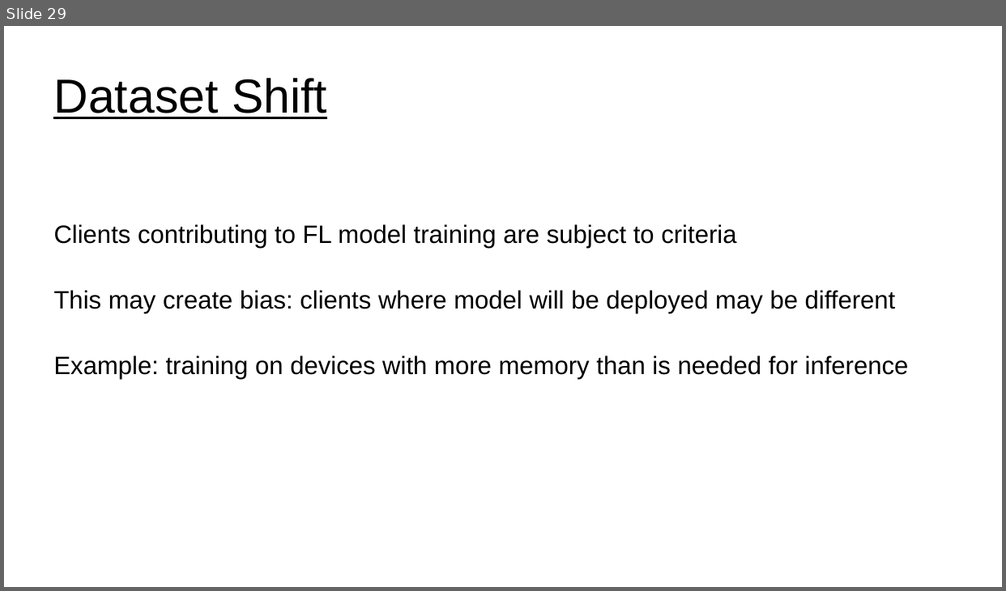
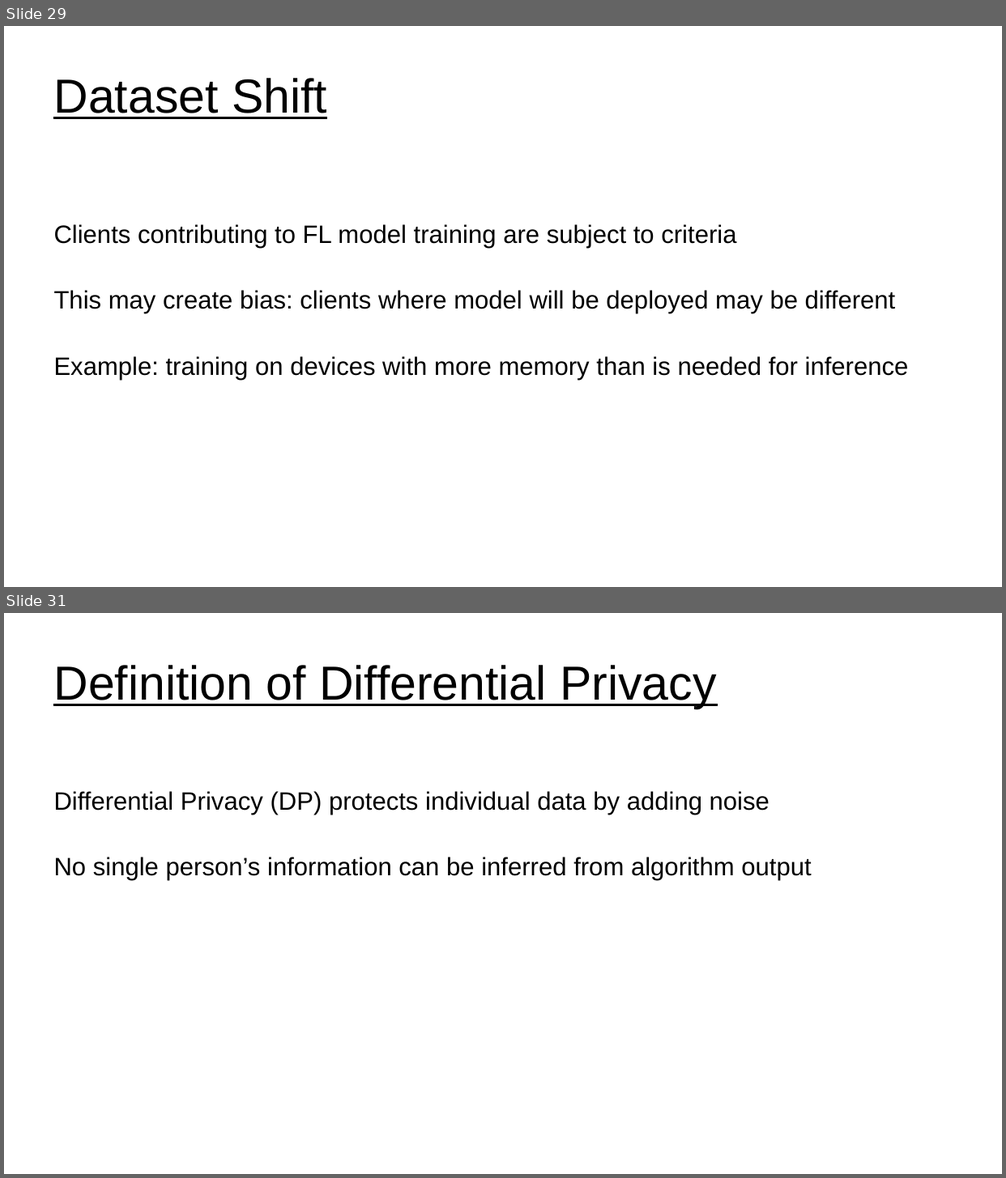
Before and after one commit to UVADS/distributed_computing, a slide deck: 07_distributed_model_training/federated_learning.ppt. Shown one above the other, each under a label of ours: slide 29 before the commit, slides 29 and 31 after it; the slides between them are not shown. The pictures are 1006x591 and 1006x1178 pixels, drawn with LibreOffice and Linux fonts; fonts in the diff are those of the drawing. Boxes give left, top, right and bottom in pixels: in the first picture for what was removed or moved away, otherwise in the second. Text is boxed around its words. In the diff, an @@ line names an element or a change of style, - is before the commit and + after.

Commit message:
added differential privacy slides

```diff
--- a/07_distributed_model_training/federated_learning.ppt
+++ b/07_distributed_model_training/federated_learning.ppt
@@ slide 31 added at bbox=[4, 613, 1002, 1174], background #FFFFFF @@
@@ title added at bbox=[53, 665, 716, 709], 38 pt, text #000000, underline @@
+Definition of Differential Privacy
@@ subtitle added at bbox=[54, 791, 811, 881], 20 pt, text #000000 @@
+Differential Privacy (DP) protects individual data by adding noise
+No single person’s information can be inferred from algorithm output
```
Also in this commit, not shown: 4 slides changed, 6 other slides added, 2 other files.
